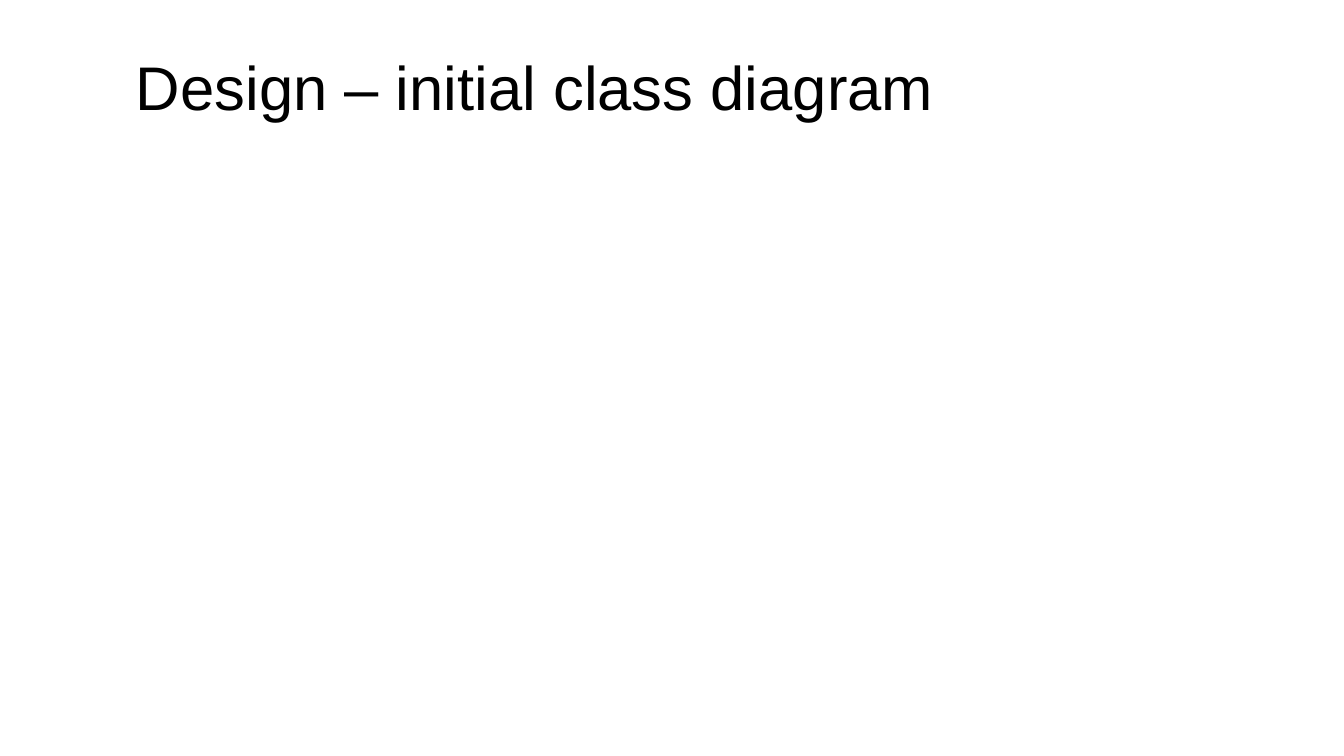
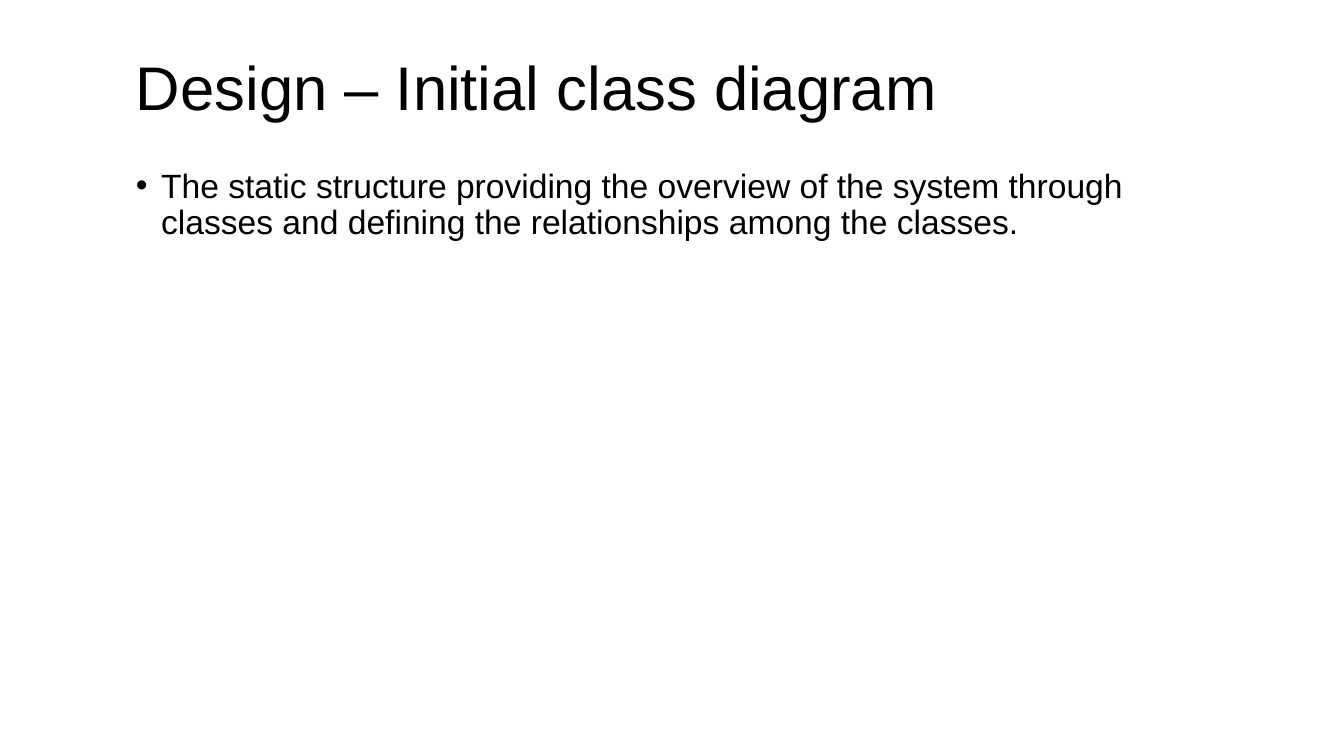
Before and after one commit to sdaisyna/PharmacyMS, a slide deck: slide 18 of Design/Medino Pharmacy.pptx (slide 17 before the commit). Drawn at 1344x756 pixels with LibreOffice and Linux fonts; fonts in the diff are those of the drawing. Boxes give left, top, right and bottom in pixels: in the first picture for what was removed or moved away, otherwise in the second. Text is boxed around its words. In the diff, an @@ line names an element or a change of style, - is before the commit and + after.

```diff
--- a/Design/Medino Pharmacy.pptx
+++ b/Design/Medino Pharmacy.pptx
@@ title at [136,65,936,122]: text changed @@
-Design – initial class diagram
+Design – Initial class diagram
@@ text added at [161,173,1123,241], 24 pt, text #000000 @@
+• The static structure providing the overview of the system through classes and defining the relationships among the classes.
```
Also in this commit, not shown: 15 other slides changed, 8 slides added, 12 slides removed, 2 other files.
